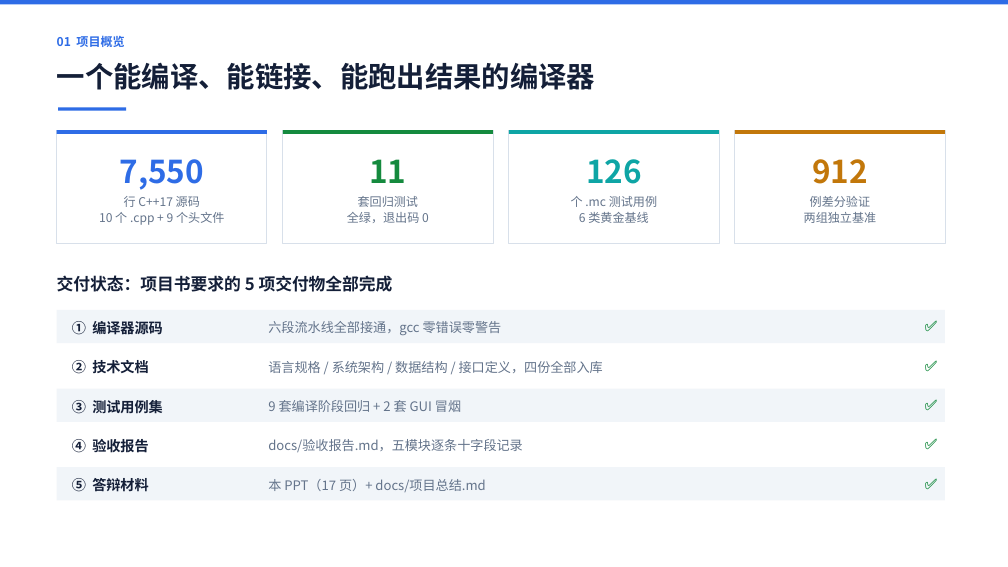
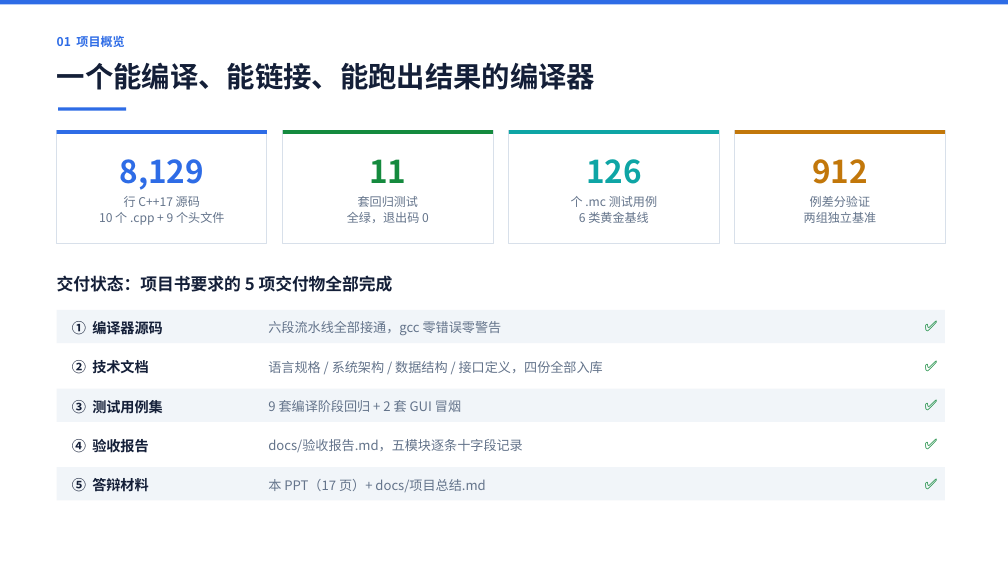
Before and after one commit to 9527-qincheng/MiniCCompiler, a slide deck: slide 2 of docs/MiniC编译器_答辩演示.pptx. Drawn at 1008x567 pixels with LibreOffice and Linux fonts; fonts in the diff are those of the drawing. Boxes give left, top, right and bottom in pixels: in the first picture for what was removed or moved away, otherwise in the second. Text is boxed around its words. In the diff, an @@ line names an element or a change of style, - is before the commit and + after.

```diff
--- a/docs/MiniC编译器_答辩演示.pptx
+++ b/docs/MiniC编译器_答辩演示.pptx
@@ text at [120,159,205,190]: text changed @@
-7,550
+8,129
```
Also in this commit, not shown: 4 other slides changed, 34 other files.
